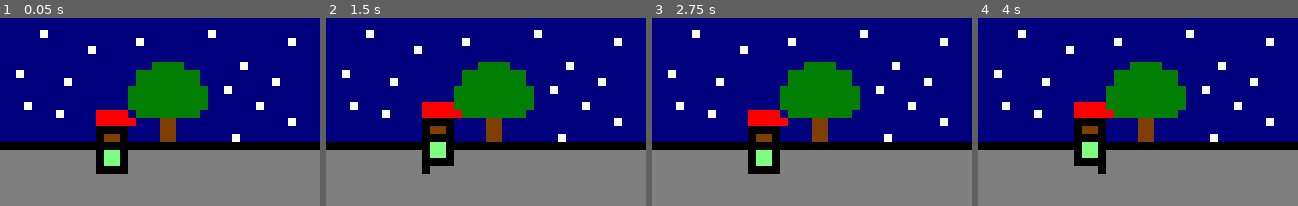
Above: before the commit, frames 1-4 (left to right).
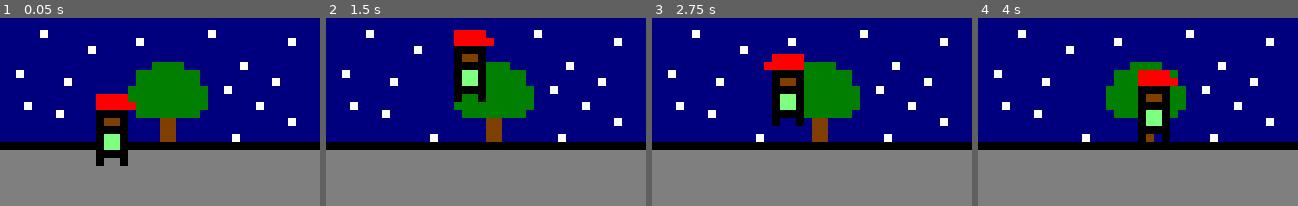
Above: after the commit, the same moments.

Repository: Guilherme-Calland/pixel_man_godot
Game: Godot game, scene res://Scenes/Levels/Level1.tscn
Two runs of this game, one before a commit and one after it. Both use one fixed random seed, a clock stepped at 60 frames per second and the inputs below.
Inputs (mouse positions are in pixels of both pictures, inside the frame that each line leads up to):
- Up to frame 1 (0.05 s): no input
- Up to frame 2 (1.5 s): move the mouse to (556, 100) at 0.52 s; press the mouse at (556, 100) at 0.53 s; hold D (right) from 0.53 s (still down); tap W (jump) at 0.77, 0.8, 1.07, 1.35 s; move the mouse to (422, 119) at 1.27 s; release the mouse at (422, 119) at 1.28 s
- Up to frame 3 (2.75 s): tap W (jump) at 1.52, 1.82, 2.3 s; click (748, 119) at 1.55 s; move the mouse to (844, 66) at 2.02 s; release D (right) at 2.03 s; press the mouse at (844, 66) at 2.03 s; hold A (left) from 2.03 s (still down)
- Up to frame 4 (4 s): move the mouse to (1122, 147) at 2.77 s; release A (left) at 2.78 s; release the mouse at (1122, 147) at 2.78 s; hold D (right) from 2.78 s (still down); click (1122, 147) at 2.85 s; tap W (jump) at 3.02, 3.32 s; move the mouse to (1234, 138) at 3.52 s; hold W (jump) from 3.53 s (still down)

The runs differ from the first frame. In frame 1, 3.2% of the frame differs, in the area x 30-43%, y 40-83%; in frame 2, 7.1%, in the area x 30-53%, y 6-83%; in frame 3, 6.6%; in frame 4, 7.1%.

Commit message:
animations

Diff:
--- a/Scenes/Levels/Level1.tscn
+++ b/Scenes/Levels/Level1.tscn
@@ -7,7 +7,7 @@
 [node name="Level1" type="Node2D"]
 
 [node name="PixelMan" parent="." instance=ExtResource( 2 )]
-position = Vector2( 13.9113, 15.2748 )
+position = Vector2( 14.016, 14.7982 )
 collision_mask = 0
 
 [node name="Background" type="Node2D" parent="."]
@@ -26,7 +26,7 @@
 }
 
 [node name="TileMap" type="TileMap" parent="."]
-position = Vector2( 0, 0.31 )
+position = Vector2( 0, -0.034 )
 tile_set = ExtResource( 3 )
 cell_size = Vector2( 10, 10 )
 collision_layer = 2
--- /dev/null
+++ b/Scenes/Player/Movement.gd
@@ -0,0 +1,34 @@
+extends Node2D
+
+var motion = Vector2()
+signal movement
+
+func move(inputs, speed, jumpForce, gravity, isOnFloor):
+	if inputs == null:
+		return
+
+	var left = inputs["left"]
+	var right = inputs["right"]
+	var jump = inputs["jump"]
+	var grab = inputs["grab"]
+
+
+	if left:
+		motion.x = -speed
+	elif right:
+		motion.x = speed
+	else:
+		motion.x = 0
+
+	if isOnFloor:
+		if motion.y < 0:
+			isOnFloor = false
+##
+	if isOnFloor:
+		motion.y = gravity
+		if jump:
+			motion.y = -jumpForce
+	else:
+		motion.y += gravity
+
+	emit_signal("movement", motion)
--- a/Scenes/Player/PixelMan.tscn
+++ b/Scenes/Player/PixelMan.tscn
@@ -6,23 +6,37 @@
 [ext_resource path="res://Graphics/Player/PlayerSkin1/pixel_man_walk_2.png" type="Texture" id=4]
 [ext_resource path="res://Scenes/Scripts/Player/PixelMan.gd" type="Script" id=5]
 [ext_resource path="res://Scenes/Scripts/Player/Input.gd" type="Script" id=6]
+[ext_resource path="res://Scenes/Player/Movement.gd" type="Script" id=7]
+[ext_resource path="res://Scenes/Scripts/Player/Animation.gd" type="Script" id=8]
+[ext_resource path="res://Graphics/Player/PlayerSkin1/pixel_man_grab_1.png" type="Texture" id=9]
+[ext_resource path="res://Graphics/Player/PlayerSkin1/pixel_man_grab_2.png" type="Texture" id=10]
 
 [sub_resource type="SpriteFrames" id=1]
 animations = [ {
-"frames": [ ExtResource( 1 ), ExtResource( 3 ) ],
+"frames": [ ExtResource( 3 ), ExtResource( 1 ) ],
 "loop": true,
 "name": "idle",
 "speed": 2.0
 }, {
 "frames": [ ExtResource( 1 ) ],
-"loop": true,
+"loop": false,
 "name": "jump",
-"speed": 5.0
+"speed": 2.0
 }, {
 "frames": [ ExtResource( 3 ), ExtResource( 2 ), ExtResource( 3 ), ExtResource( 4 ) ],
 "loop": true,
 "name": "walk",
 "speed": 4.0
+}, {
+"frames": [ ExtResource( 10 ) ],
+"loop": false,
+"name": "grab",
+"speed": 5.0
+}, {
+"frames": [ ExtResource( 9 ) ],
+"loop": false,
+"name": "touch",
+"speed": 5.0
 } ]
 
 [sub_resource type="RectangleShape2D" id=2]
@@ -30,15 +44,25 @@
 
 [node name="PixelMan" type="KinematicBody2D"]
 script = ExtResource( 5 )
+jumpForce = 32
+gravity = 1
 
 [node name="AnimatedSprite" type="AnimatedSprite" parent="."]
 frames = SubResource( 1 )
-animation = "walk"
+animation = "jump"
 playing = true
 
 [node name="CollisionShape2D" type="CollisionShape2D" parent="."]
 visible = false
+position = Vector2( -0.0460701, 0.460697 )
+scale = Vector2( 0.963, 1.107 )
 shape = SubResource( 2 )
 
 [node name="Input" type="Node2D" parent="."]
 script = ExtResource( 6 )
+
+[node name="Movement" type="Node2D" parent="."]
+script = ExtResource( 7 )
+
+[node name="Animation" type="Node2D" parent="."]
+script = ExtResource( 8 )
--- /dev/null
+++ b/Scenes/Scripts/Player/Animation.gd
@@ -0,0 +1,21 @@
+extends Node2D
+
+func animate(inputs, sprite, isOnFloor):
+	if inputs == null:
+		return
+
+	var left = inputs["left"]
+	var right = inputs["right"]
+	var grab = inputs["grab"]
+
+	if left:
+		sprite.play("walk")
+		sprite.flip_h = true
+	elif right:
+		sprite.play("walk")
+		sprite.flip_h = false
+	else:
+		sprite.play("idle")
+
+	if not isOnFloor:
+		sprite.play("jump")
--- a/Scenes/Scripts/Player/Input.gd
+++ b/Scenes/Scripts/Player/Input.gd
@@ -13,16 +13,12 @@
 
 	if Input.is_action_pressed("right") and not Input.is_action_pressed("left"):
 		inputs["right"] = true
-		print("right")
 	elif Input.is_action_pressed("left") and not Input.is_action_pressed("right"):
 		inputs["left"] = true
-		print("left")
 
-	if Input.is_action_just_pressed("jump"):
+	if Input.is_action_pressed("jump"):
 		inputs["jump"] = true
-		print("jump")
 	elif Input.is_action_pressed("grab"):
 		inputs["grab"] = true
-		print("grab")
 
 	emit_signal("input", inputs)
--- a/Scenes/Scripts/Player/PixelMan.gd
+++ b/Scenes/Scripts/Player/PixelMan.gd
@@ -4,10 +4,21 @@
 var motion = Vector2()
 
 var inputs
+export var speed = 4
+export var jumpForce = 16
+export var gravity = 2
+
+func _ready():
+	$Input.connect("input", self, "retrieveInputs")
+	$Movement.connect("movement", self, "retrieveMovements")
 
 func _process(delta):
-	$Input.connect("signal", self, "retrieveInputs")
-	move_and_slide(motion, up)
+	$Movement.move(inputs, speed, jumpForce, gravity, is_on_floor())
+	$Animation.animate(inputs, $AnimatedSprite, is_on_floor())
 
 func retrieveInputs(i):
 	inputs = i
+
+func retrieveMovements(m):
+	motion = m
+	move_and_slide(motion, up)
Binary file changed: Graphics/Player/PlayerSkin1/pixel_man_grab_1.png
Binary file changed: Graphics/Player/PlayerSkin1/pixel_man_grab_2.png
Binary file changed: Graphics/Player/PlayerSkin2/pixel_man_grab_1.png
Not shown: 1 places in Scenes/Player/PixelMan.tscn that only renumber resources
